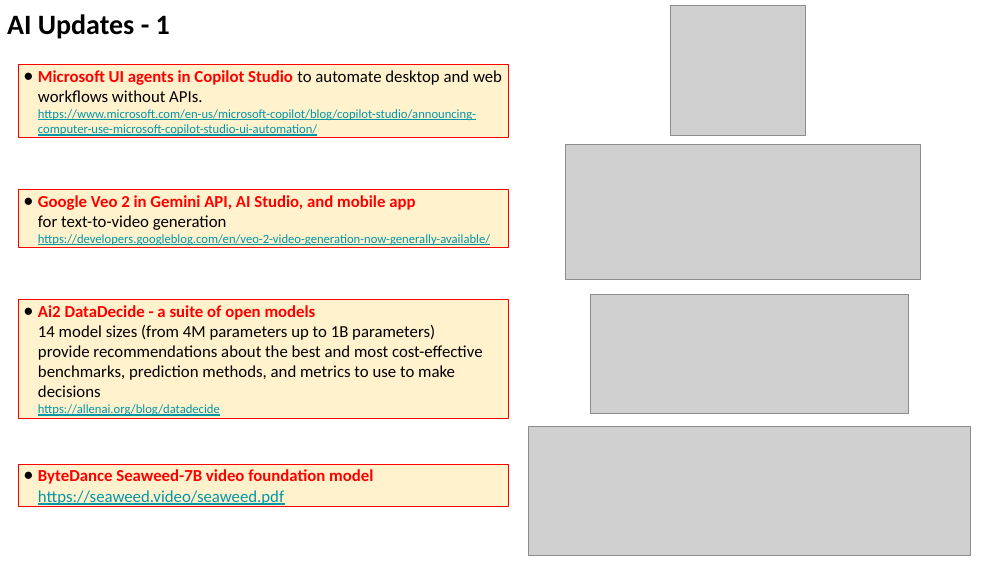
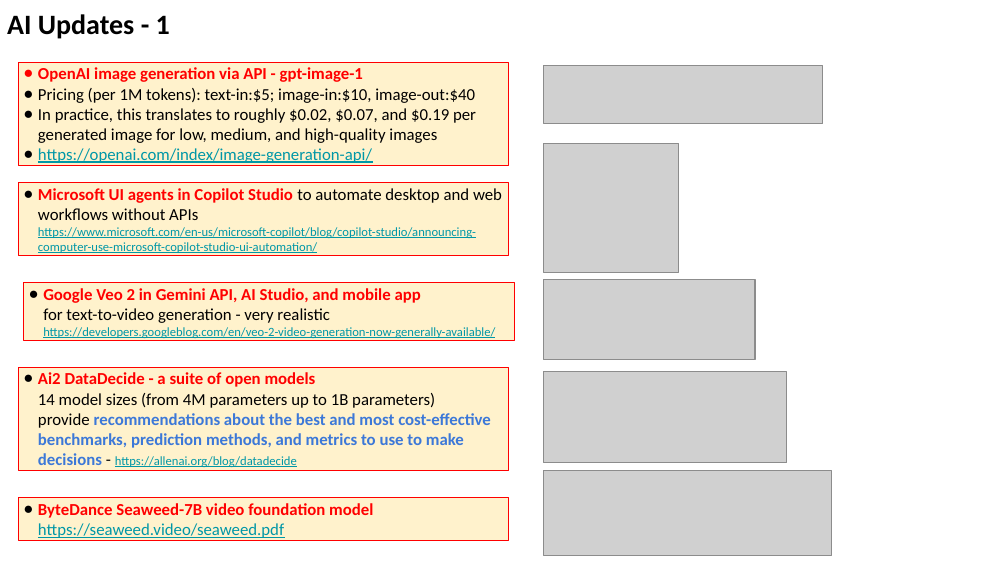
Before and after one commit to lselector/seminar, a slide deck: slide 2 of 2025/2025-04-25-AI-Updates.pptx. Drawn at 1008x567 pixels with LibreOffice and Linux fonts; fonts in the diff are those of the drawing; grey boxes stand for pictures. Boxes give left, top, right and bottom in pixels: in the first picture for what was removed or moved away, otherwise in the second. Text is boxed around its words. In the diff, an @@ line names an element or a change of style, - is before the commit and + after.

Commit message:
update

```diff
--- a/2025/2025-04-25-AI-Updates.pptx
+++ b/2025/2025-04-25-AI-Updates.pptx
@@ rectangle added at box(18, 62, 509, 166), fill #FFF2CC, outline #FF0000 0.75 pt, 12 pt, text #000000 @@
+● OpenAI image generation via API - gpt-image-1
+● Pricing (per 1M tokens): text-in:$5; image-in:$10, image-out:$40
+● In practice, this translates to roughly $0.02, $0.07, and $0.19 per generated image for low, medium, and high-quality images
+● https://openai.com/index/image-generation-api/
@@ picture added at box(543, 66, 823, 124) @@
@@ picture: place and size @@
-picture at box(670, 6, 806, 135)
+picture at box(543, 143, 679, 272)
@@ picture removed at box(565, 144, 920, 279) @@
@@ rectangle "Microsoft UI agents in Copilot ...": place and size @@
-rectangle "Microsoft UI agents in Copilot ..." at box(18, 65, 509, 138)
+rectangle "Microsoft UI agents in Copilot ..." at box(18, 182, 509, 256)
@@ text in rectangle at box(38, 188, 502, 253): text changed @@
-● Microsoft UI agents in Copilot Studio to automate desktop and web workflows without APIs.
-  https://www.microsoft.com/en-us/microsoft-copilot/blog/copilot-studio/announcing-computer-use-microsoft-copilot-studio-ui-automation/
+● Microsoft UI agents in Copilot Studio to automate desktop and web workflows without APIs
+  https://www.microsoft.com/en-us/microsoft-copilot/blog/copilot-studio/announcing-computer-use-microsoft-copilot-studio-ui-automation/
@@ rectangle "Google Veo 2 in Gemini ...": place and size @@
-rectangle "Google Veo 2 in Gemini ..." at box(18, 190, 509, 248)
+rectangle "Google Veo 2 in Gemini ..." at box(23, 282, 514, 341)
@@ text in rectangle at box(43, 288, 495, 338): text changed @@
-● Google Veo 2 in Gemini API, AI Studio, and mobile app
-  for text-to-video generation
-  https://developers.googleblog.com/en/veo-2-video-generation-now-generally-available/
+● Google Veo 2 in Gemini API, AI Studio, and mobile app
+  for text-to-video generation - very realistic
+  https://developers.googleblog.com/en/veo-2-video-generation-now-generally-available/
@@ picture added at box(543, 279, 755, 360) @@
@@ picture removed at box(591, 294, 908, 413) @@
@@ rectangle "Ai2 DataDecide - a suite ...": place and size @@
-rectangle "Ai2 DataDecide - a suite ..." at box(18, 299, 509, 418)
+rectangle "Ai2 DataDecide - a suite ..." at box(18, 367, 509, 471)
@@ text in rectangle at box(38, 372, 491, 467): text changed; text colour #000000 to #3C78D8; bold on @@
-● Ai2 DataDecide - a suite of open models
-  14 model sizes (from 4M parameters up to 1B parameters)
-  provide recommendations about the best and most cost-effective benchmarks, prediction methods, and metrics to use to make decisions
-  https://allenai.org/blog/datadecide
+● Ai2 DataDecide - a suite of open models
+  14 model sizes (from 4M parameters up to 1B parameters)
+  provide recommendations about the best and most cost-effective benchmarks, prediction methods, and metrics to use to make decisions - https://allenai.org/blog/datadecide
@@ picture added at box(543, 372, 787, 464) @@
@@ picture: place and size @@
-picture at box(528, 426, 971, 555)
+picture at box(543, 471, 832, 555)
@@ rectangle "ByteDance Seaweed-7B video foundation model ...": place and size @@
-rectangle "ByteDance Seaweed-7B video foundation model ..." at box(18, 464, 509, 506)
+rectangle "ByteDance Seaweed-7B video foundation model ..." at box(18, 498, 509, 540)
```
Also in this commit, not shown: 3 other slides changed, 1 slide added.
